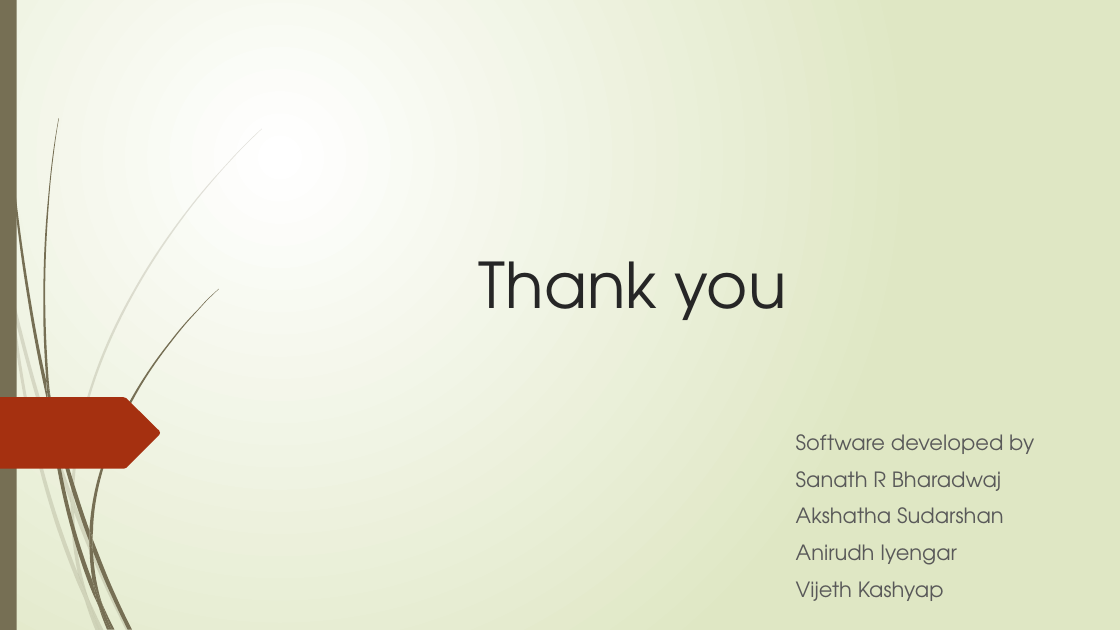
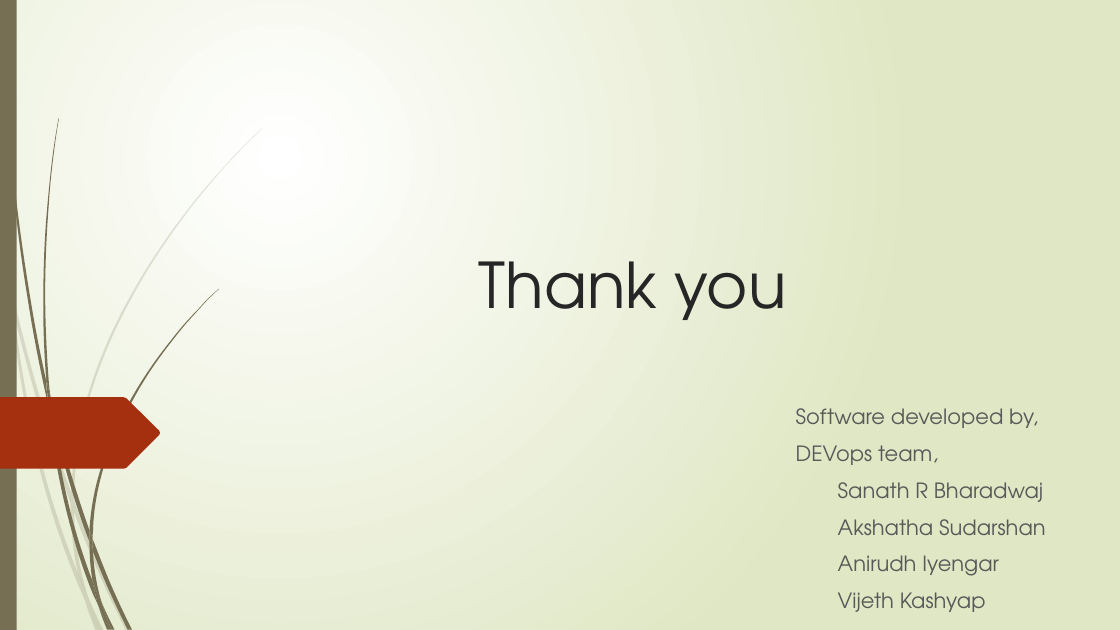
Before and after one commit to TeamCGA123/CGA, a slide deck: slide 10 of CGAppt.pptx (slide 9 before the commit). Drawn at 1120x630 pixels with LibreOffice and Linux fonts; fonts in the diff are those of the drawing. Boxes give left, top, right and bottom in pixels: in the first picture for what was removed or moved away, otherwise in the second. Text is boxed around its words. In the diff, an @@ line names an element or a change of style, - is before the commit and + after.

Commit message:
Modified ppt

```diff
--- a/CGAppt.pptx
+++ b/CGAppt.pptx
@@ subtitle "Software developed by,": place and size @@
-subtitle "Software developed by," at [796,434,1034,601]
+subtitle "Software developed by," at [796,408,1046,612]
@@ subtitle at [796,408,1038,465]: text changed @@
-Software developed by
+Software developed by,
+DEVops team,
```
Also in this commit, not shown: 1 slide added.
